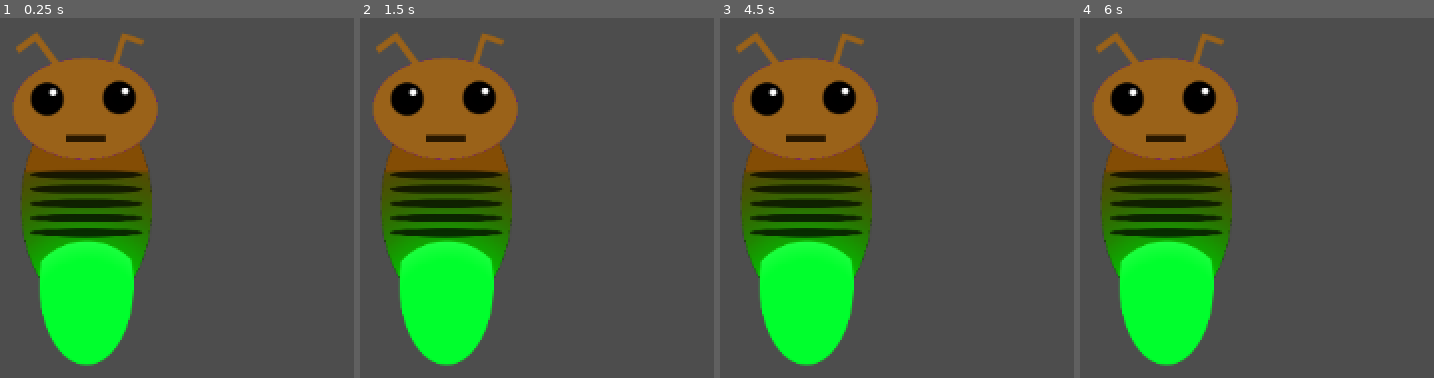
Above: before the commit, frames 1-4 (left to right).
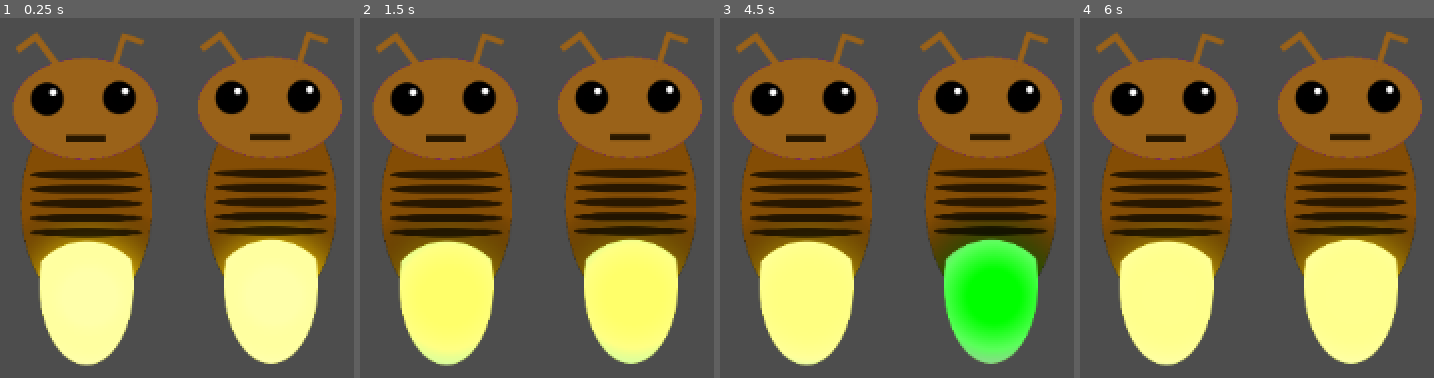
Above: after the commit, the same moments.

Repository: Kaijiro/ld56
Game: Godot game, scene res://scenes/ld_56.tscn
The game is run twice, just before and just after one commit, with the same random seed, the same clock (stepped at 60 frames per second) and the same inputs.
Inputs (mouse positions are in pixels of both pictures, inside the frame that each line leads up to):
- Up to frame 1 (0.25 s): no input
- Up to frame 2 (1.5 s): move the mouse to (outside the picture) at 0.52 s; click (outside the picture) at 0.6 s; move the mouse to (outside the picture) at 1.27 s; click (outside the picture) at 1.35 s
- Up to frame 3 (4.5 s): move the mouse to (outside the picture) at 2.02 s; click (outside the picture) at 2.1 s; tap Enter at 2.75 s; move the mouse to (outside the picture) at 2.77 s; click (outside the picture) at 2.85 s; move the mouse to (outside the picture) at 3.52 s; click (outside the picture) at 3.6 s; move the mouse to (935, 302) at 4.27 s; click (935, 302) at 4.35 s
- Up to frame 4 (6 s): move the mouse to (outside the picture) at 5.02 s; click (outside the picture) at 5.1 s; move the mouse to (outside the picture) at 5.77 s; click (outside the picture) at 5.85 s

The runs differ from the first frame. In frame 1, 41% of the frame differs, in the area x 5-97%, y 3-97%; in frame 2, 41%; in frame 3, 41%; in frame 4, 41%.

Commit message:
Interactable Fireflies - first iteration

Diff:
--- a/scenes/firefly.tscn
+++ b/scenes/firefly.tscn
@@ -39,7 +39,11 @@
 gradient = SubResource("Gradient_wh7if")
 fill = 1
 fill_from = Vector2(0.508621, 0.487069)
-fill_to = Vector2(0, 1)
+fill_to = Vector2(0.0775862, 0.922414)
+
+[sub_resource type="CapsuleShape2D" id="CapsuleShape2D_mxgtp"]
+radius = 53.0
+height = 222.0
 
 [node name="Firefly" type="Node2D"]
 script = ExtResource("1_0mb7h")
@@ -60,11 +64,21 @@
 scale = Vector2(0.456161, 0.456161)
 sprite_frames = SubResource("SpriteFrames_sn77k")
 
-[node name="PointLight2D" type="PointLight2D" parent="."]
-position = Vector2(135, 239)
+[node name="TailLight" type="PointLight2D" parent="."]
+position = Vector2(137, 266)
 scale = Vector2(0.456161, 0.456161)
 color = Color(0, 0.88, 0.0586666, 1)
-energy = 3.0
+energy = 4.0
 blend_mode = 2
 texture = SubResource("GradientTexture2D_5et4v")
-texture_scale = 7.31
+offset = Vector2(-0.135, -90)
+texture_scale = 4.16
+
+[node name="Area2D" type="Area2D" parent="."]
+
+[node name="CollisionShape2D" type="CollisionShape2D" parent="Area2D"]
+position = Vector2(135, 161)
+shape = SubResource("CapsuleShape2D_mxgtp")
+
+[connection signal="mouse_entered" from="Area2D" to="." method="_on_area_2d_mouse_entered"]
+[connection signal="mouse_exited" from="Area2D" to="." method="_on_area_2d_mouse_exited"]
--- a/scenes/ld_56.tscn
+++ b/scenes/ld_56.tscn
@@ -5,3 +5,8 @@
 [node name="LD56" type="Node2D"]
 
 [node name="Firefly" parent="." instance=ExtResource("1_84c6k")]
+singing_light = Color(0.71, 0, 0.449667, 1)
+
+[node name="Firefly2" parent="." instance=ExtResource("1_84c6k")]
+position = Vector2(133, -1)
+singing_light = Color(0.0166664, 0, 1, 1)
--- a/scripts/firefly.gd
+++ b/scripts/firefly.gd
@@ -1,18 +1,84 @@
 extends Node2D
 
+@onready var tail_light: PointLight2D = $TailLight
+
+@export var singing_light: Color = Color.BLUE_VIOLET
+
+# Colors definition
+const idle_light: Color = Color.GREEN_YELLOW
+const wrong_light: Color = Color.CRIMSON
+const good_light: Color = Color.DARK_GREEN
+
+# Light intensity
+const max_energy: float = 4.0
+const min_energy: float = 2.0
+const default_energy: float = 3.0
+var isPulseUp: bool = true
+var isPulsing: bool = true
+var pulsation_rate: float = 1.5
+
+# Interactable
+var clickable: bool = false
+const delay_idle: float = 1.0
 
 # Called when the node enters the scene tree for the first time.
 func _ready() -> void:
-    pass # Replace with function body.
-
+    idle()
 
 # Called every frame. 'delta' is the elapsed time since the previous frame.
 func _process(delta: float) -> void:
-    pass
+    # Placeholder click to test
+    if self.clickable && Input.is_action_just_pressed("click"):
+        activate()
+
+    if self.isPulsing:
+        if self.isPulseUp:
+            self.tail_light.energy += delta * pulsation_rate
+            if self.tail_light.energy >= max_energy :
+                self.isPulseUp = false
+        else :
+            self.tail_light.energy -= delta * pulsation_rate
+            if self.tail_light.energy <= min_energy :
+                self.isPulseUp = true
 
 func sing() -> void:
     print("Singing")
+    self.isPulsing = false
+    self.tail_light.energy = max_energy
+    self.tail_light.color = singing_light
+    await get_tree().create_timer(delay_idle).timeout
+    self.idle()
 
+func idle() -> void:
+    print("I'm idle")
+    self.isPulsing = true
+    self.isPulseUp = false
+    self.tail_light.color = idle_light
 
 func activate() -> void:
-    print("Now Activated")
+    self.clickable = false
+    print("call to engine to check if this is the right call")
+    # FOR DEBUG PURPOSE :
+    right()
+
+func wrong() -> void:
+    self.isPulsing = false
+    self.tail_light.energy = max_energy
+    self.tail_light.color = wrong_light
+    await get_tree().create_timer(delay_idle).timeout
+    idle()
+
+func right() -> void:
+    self.isPulsing = false
+    self.tail_light.energy = max_energy
+    self.tail_light.color = good_light
+    await get_tree().create_timer(delay_idle).timeout
+    idle()
+
+func _on_area_2d_mouse_entered() -> void:
+    print("clickable")
+    self.clickable = true
+
+func _on_area_2d_mouse_exited() -> void:
+    print("non-clickable")
+    self.clickable = false
Not shown: 1 places in scenes/firefly.tscn that only renumber resources
